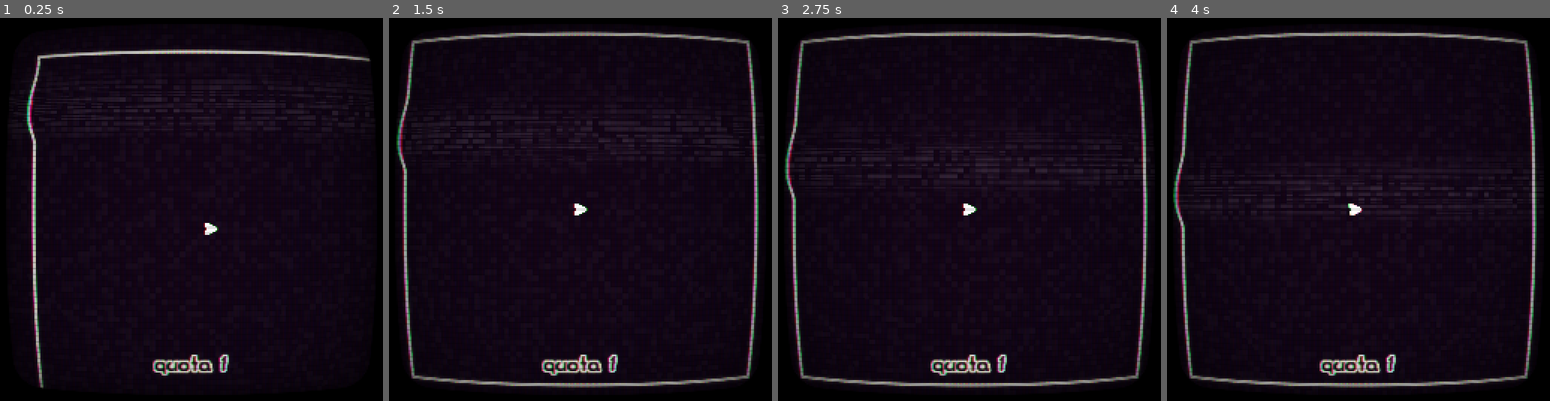
Above: before the commit, frames 1-4 (left to right).
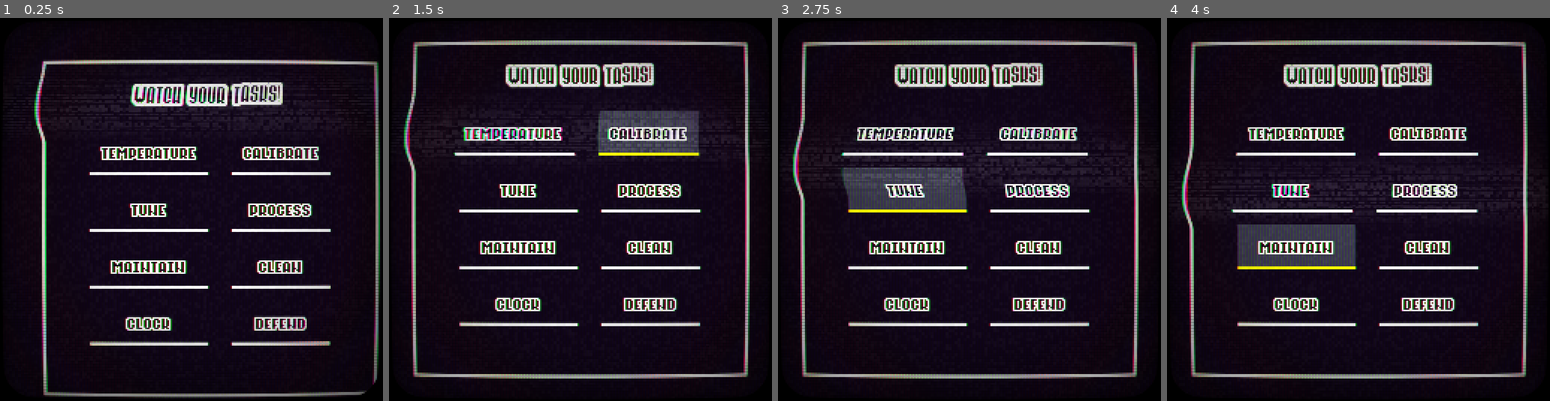
Above: after the commit, the same moments.

Repository: Ayabee527/mini-jam-214-machines
Game: Godot game, scene res://main/main.tscn
The game is run twice, just before and just after one commit, with the same random seed, the same clock (stepped at 60 frames per second) and the same inputs.
Inputs (mouse positions are in pixels of both pictures, inside the frame that each line leads up to):
- Up to frame 1 (0.25 s): no input
- Up to frame 2 (1.5 s): click (519, 136) at 0.5 s, where only the run after the commit has a clickable "temperature"; click (649, 132) at 1.25 s, where only the run after the commit has a clickable "calibrate"
- Up to frame 3 (2.75 s): click (908, 190) at 2 s, where only the run after the commit has a clickable "tune"
- Up to frame 4 (4 s): click (1427, 190) at 2.75 s, where only the run after the commit has a clickable "process"; click (1297, 247) at 3.5 s, where only the run after the commit has a clickable "maintain"

The runs differ from the first frame. In frame 1, 16% of the frame differs, in the area x 1-100%, y 8-100%; in frame 2, 20%; in frame 3, 20%; in frame 4, 20%, in the area x 0-100%, y 3-97%.

Commit message:
pivot to fnaf type gameplay

Diff:
--- /dev/null
+++ b/game/autoloads/GameManager.gd
@@ -0,0 +1,15 @@
+extends Node
+
+const TICK_TIME: float = 0.1
+
+signal ticked()
+
+var ticking: bool = true
+var time: float = 0
+
+func _process(delta: float) -> void:
+	if ticking:
+		time += delta
+		if time > TICK_TIME:
+			time = fposmod(time, TICK_TIME)
+			ticked.emit()
--- a/game/autoloads/SceneSwitcher.tscn
+++ b/game/autoloads/SceneSwitcher.tscn
@@ -65,11 +65,11 @@
 
 [sub_resource type="ShaderMaterial" id="ShaderMaterial_kr2sd"]
 shader = ExtResource("3_aoibc")
-shader_parameter/overlay = false
+shader_parameter/overlay = true
 shader_parameter/scanlines_opacity = 0.2
 shader_parameter/scanlines_width = 0.15
 shader_parameter/grille_opacity = 0.3
-shader_parameter/resolution = Vector2(64, 64)
+shader_parameter/resolution = Vector2(128, 128)
 shader_parameter/pixelate = false
 shader_parameter/roll = true
 shader_parameter/roll_speed = 0.3
@@ -79,10 +79,10 @@
 shader_parameter/noise_opacity = 0.1
 shader_parameter/noise_speed = 5.0
 shader_parameter/static_noise_intensity = 0.03
-shader_parameter/aberration = 0.010000047974999982
+shader_parameter/aberration = 0.01000004797499998
 shader_parameter/brightness = 2.0
 shader_parameter/discolor = false
-shader_parameter/warp_amount = 0.50000002375
+shader_parameter/warp_amount = 0.10000000475
 shader_parameter/clip_warp = false
 shader_parameter/vignette_intensity = 0.4
 shader_parameter/vignette_opacity = 0.5
--- a/game/autoloads/Util.gd
+++ b/game/autoloads/Util.gd
@@ -1,42 +1,23 @@
 extends Node
 
-const GRID_SIZE: int = 14
-const GRID_BOUNDS: Rect2i = Rect2i(0, 0, GRID_SIZE, GRID_SIZE)
-
-@export var grid_offset: int = 8
-@export var tile_size: int = 16
+const OFFSET: Vector2 = Vector2(16.0, 16.0)
+const CELL_SIZE: int = 16
+const GRID_SIZE: int = 15
 
 var occupied: PackedVector2Array = PackedVector2Array()
 
-func get_closest_in_group(position: Vector2, group: StringName) -> Node2D:
-	var members: Array = get_tree().get_nodes_in_group(group)
-	var eligible: Array[Node2D] = []
-	for member in members:
-		if member is Node2D:
-			eligible.append(member)
-
-	var closest_candidate: Node2D = eligible[0]
-	var closest_dist: float = INF
-	for candidate in eligible:
-		var dist = position.distance_squared_to(candidate.global_position)
-		if dist < closest_dist:
-			closest_dist = dist
-			closest_candidate = candidate
-
-	return closest_candidate
-
 func get_global_from_tile_position(pos: Vector2i, centered: bool = true) -> Vector2:
-	var new_pos: Vector2 = Vector2(pos * tile_size) + (Vector2.ONE * grid_offset)
+	var new_pos: Vector2 = Vector2(pos * CELL_SIZE) + (Vector2.ONE * OFFSET)
 	if centered:
-		new_pos += Vector2.ONE * tile_size / 2
+		new_pos += Vector2.ONE * CELL_SIZE / 2
 	new_pos += Vector2.ONE
 	return new_pos
 
 func get_tile_from_global_position(pos: Vector2, centered: bool = true) -> Vector2:
-	var new_pos: Vector2 = pos - (Vector2.ONE * grid_offset)
+	var new_pos: Vector2 = pos - (Vector2.ONE * OFFSET)
 	if centered:
-		new_pos -= Vector2.ONE * tile_size * 0.5
-	new_pos /= tile_size
+		new_pos -= Vector2.ONE * CELL_SIZE * 0.5
+	new_pos /= CELL_SIZE
 	return new_pos
 
 func occupy_tile(tile_pos: Vector2) -> void:
--- a/game/main/grid.gd
+++ /dev/null
@@ -1,26 +0,0 @@
-extends Node2D
-
-@export var offset: Vector2i = Vector2i(8,8)
-@export var grid_size: Vector2i = Vector2i(16, 16)
-@export var grid_nums: Vector2i = Vector2i(15, 15)
-@export var grid_line_width: float = 2.0
-
-func _ready() -> void:
-	queue_redraw()
-
-func _draw() -> void:
-	for x in range(grid_nums.x):
-		draw_line(
-			Vector2i(offset.x + (x * grid_size.x), 0),
-			Vector2i(offset.x + (x * grid_size.x), 256),
-			Color("fff7cf").darkened(0.85),
-			grid_line_width
-		)
-
-	for y in range(grid_nums.y):
-		draw_line(
-			Vector2i(0, offset.y + (y * grid_size.y)),
-			Vector2i(256, offset.y + (y * grid_size.y)),
-			Color("fff7cf").darkened(0.85),
-			grid_line_width
-		)
--- a/game/main/main.tscn
+++ b/game/main/main.tscn
@@ -1,10 +1,7 @@
 [gd_scene format=3 uid="uid://ctwiy6ybikp7r"]
 
-[ext_resource type="PackedScene" uid="uid://3ypspvodxuyh" path="res://player/player.tscn" id="1_53q0u"]
-[ext_resource type="Script" uid="uid://kesqr0gbfe8o" path="res://main/grid.gd" id="1_pjrb6"]
 [ext_resource type="Script" uid="uid://c27kky8jcquci" path="res://main/main.gd" id="1_xwkvk"]
-[ext_resource type="Script" uid="uid://b2tyu5hkv4afc" path="res://main/task_handler.gd" id="3_c651c"]
-[ext_resource type="FontFile" uid="uid://css58arp1p17e" path="res://assets/fonts/Not Jam Play 23.ttf" id="5_3wy1v"]
+[ext_resource type="PackedScene" uid="uid://bnjlfdnxiqox3" path="res://tasks/hub/task_hub.tscn" id="2_pjrb6"]
 
 [sub_resource type="StyleBoxFlat" id="StyleBoxFlat_66q6m"]
 draw_center = false
@@ -28,7 +25,10 @@
 [node name="Main" type="Node2D" unique_id=193899890]
 script = ExtResource("1_xwkvk")
 
-[node name="ColorRect" type="ColorRect" parent="." unique_id=1489437146]
+[node name="BG" type="CanvasLayer" parent="." unique_id=416663139]
+layer = -1
+
+[node name="ColorRect" type="ColorRect" parent="BG" unique_id=1489437146]
 custom_minimum_size = Vector2(320, 320)
 custom_maximum_size = Vector2(320, 320)
 offset_left = -32.0
@@ -37,15 +37,26 @@
 offset_bottom = 288.0
 color = Color(0.047058824, 0.011764706, 0.05882353, 1)
 
+[node name="MarginContainer" type="MarginContainer" parent="BG" unique_id=1977783304]
+anchors_preset = 15
+anchor_right = 1.0
+anchor_bottom = 1.0
+grow_horizontal = 2
+grow_vertical = 2
+theme_override_constants/margin_left = 16
+theme_override_constants/margin_top = 16
+theme_override_constants/margin_right = 16
+theme_override_constants/margin_bottom = 16
+
 [node name="MarginContainer" type="MarginContainer" parent="." unique_id=1941495587]
 custom_minimum_size = Vector2(256, 256)
 custom_maximum_size = Vector2(256, 256)
 offset_right = 40.0
 offset_bottom = 40.0
-theme_override_constants/margin_left = 7
-theme_override_constants/margin_top = 7
-theme_override_constants/margin_right = 7
-theme_override_constants/margin_bottom = 7
+theme_override_constants/margin_left = 15
+theme_override_constants/margin_top = 15
+theme_override_constants/margin_right = 15
+theme_override_constants/margin_bottom = 15
 
 [node name="PanelContainer" type="PanelContainer" parent="MarginContainer" unique_id=366160691]
 layout_mode = 2
@@ -56,66 +67,32 @@
 layout_mode = 2
 
 [node name="World" type="Node2D" parent="MarginContainer/PanelContainer/Clip" unique_id=60600431]
-position = Vector2(-10, -10)
-
-[node name="Grid" type="Node2D" parent="MarginContainer/PanelContainer/Clip/World" unique_id=718200903]
-visible = false
-script = ExtResource("1_pjrb6")
-offset = Vector2i(9, 9)
+position = Vector2(-17, -17)
 
 [node name="Walls" type="Node2D" parent="MarginContainer/PanelContainer/Clip/World" unique_id=362660554]
 
 [node name="WallL" type="StaticBody2D" parent="MarginContainer/PanelContainer/Clip/World/Walls" unique_id=130322810]
-position = Vector2(10, 128)
+position = Vector2(17, 128)
 
 [node name="CollisionShape2D" type="CollisionShape2D" parent="MarginContainer/PanelContainer/Clip/World/Walls/WallL" unique_id=1327049253]
 shape = SubResource("WorldBoundaryShape2D_66q6m")
 
 [node name="WallR" type="StaticBody2D" parent="MarginContainer/PanelContainer/Clip/World/Walls" unique_id=1764779011]
-position = Vector2(250, 128)
+position = Vector2(239, 128)
 
 [node name="CollisionShape2D" type="CollisionShape2D" parent="MarginContainer/PanelContainer/Clip/World/Walls/WallR" unique_id=1849439302]
 shape = SubResource("WorldBoundaryShape2D_q4iom")
 
 [node name="WallU" type="StaticBody2D" parent="MarginContainer/PanelContainer/Clip/World/Walls" unique_id=796133034]
-position = Vector2(128, 10)
+position = Vector2(128, 17)
 
 [node name="CollisionShape2D" type="CollisionShape2D" parent="MarginContainer/PanelContainer/Clip/World/Walls/WallU" unique_id=1219568519]
 shape = SubResource("WorldBoundaryShape2D_4hihk")
 
 [node name="WallD" type="StaticBody2D" parent="MarginContainer/PanelContainer/Clip/World/Walls" unique_id=316780417]
-position = Vector2(128, 250)
+position = Vector2(128, 239)
 
 [node name="CollisionShape2D" type="CollisionShape2D" parent="MarginContainer/PanelContainer/Clip/World/Walls/WallD" unique_id=1689221744]
 shape = SubResource("WorldBoundaryShape2D_53q0u")
 
-[node name="TaskHandler" type="Node2D" parent="MarginContainer/PanelContainer/Clip/World" unique_id=590767264]
-script = ExtResource("3_c651c")
-
-[node name="Player" parent="MarginContainer/PanelContainer/Clip/World" unique_id=522129304 instance=ExtResource("1_53q0u")]
-position = Vector2(129, 129)
-
-[node name="UI" type="CanvasLayer" parent="." unique_id=2108685963]
-
-[node name="MarginContainer" type="MarginContainer" parent="UI" unique_id=191245642]
-custom_minimum_size = Vector2(256, 256)
-custom_maximum_size = Vector2(256, 256)
-offset_right = 40.0
-offset_bottom = 40.0
-theme_override_constants/margin_left = 16
-theme_override_constants/margin_top = 16
-theme_override_constants/margin_right = 16
-theme_override_constants/margin_bottom = 16
-
-[node name="QuotaCount" type="RichTextLabel" parent="UI/MarginContainer" unique_id=1404831565]
-clip_contents = false
-layout_mode = 2
-size_flags_horizontal = 4
-size_flags_vertical = 8
-theme_override_colors/default_color = Color(0.047058824, 0.011764706, 0.05882353, 1)
-theme_override_colors/font_outline_color = Color(1, 0.96862745, 0.8117647, 1)
-theme_override_constants/outline_size = 4
-theme_override_fonts/normal_font = ExtResource("5_3wy1v")
-bbcode_enabled = true
-text = "[wave]quota 1"
-fit_content = true
+[node name="TaskHub" parent="MarginContainer/PanelContainer/Clip/World" unique_id=1498745780 instance=ExtResource("2_pjrb6")]
--- a/game/player/player.gd
+++ /dev/null
@@ -1,44 +0,0 @@
-class_name Player
-extends Node2D
-
-const INPUTS = {
-	"move_left": Vector2.LEFT,
-	"move_right": Vector2.RIGHT,
-	"move_down": Vector2.DOWN,
-	"move_up": Vector2.UP,
-}
-
-@export var coll_detect_raycast: RayCast2D
-@export var sprite: Sprite2D
-
-var moving: bool = false
-
-func _ready() -> void:
-	pass
-
-func move(dir: Vector2, move_time: float = 0.1):
-	sprite.global_rotation = Vector2.RIGHT.angle_to(dir)
-	coll_detect_raycast.target_position = dir * Util.tile_size
-	coll_detect_raycast.force_raycast_update()
-	if not coll_detect_raycast.is_colliding():
-		var tween = create_tween().set_ease(Tween.EASE_OUT).set_trans(Tween.TRANS_BACK)
-		tween.set_parallel()
-		tween.tween_property(
-			self, "global_position", global_position + (dir * Util.tile_size), move_time
-		)
-		tween.set_ease(Tween.EASE_IN_OUT).set_trans(Tween.TRANS_CUBIC)
-		tween.tween_property(
-			sprite, "scale:y", 1, move_time
-		).from(0.25)
-		moving = true
-		await tween.finished
-		moving = false
-	else:
-		var tween = create_tween().set_ease(Tween.EASE_OUT).set_trans(Tween.TRANS_BACK)
-		tween.set_parallel()
-		tween.tween_property(
-			sprite, "offset", Vector2.ZERO, move_time
-		).from(Vector2.RIGHT * Util.tile_size * 0.25)
-		moving = true
-		await tween.finished
-		moving = false
--- a/game/player/player.tscn
+++ /dev/null
@@ -1,25 +0,0 @@
-[gd_scene format=3 uid="uid://3ypspvodxuyh"]
-
-[ext_resource type="Script" uid="uid://chv220puv11jk" path="res://player/player.gd" id="1_g1dw6"]
-[ext_resource type="Script" uid="uid://4lio7mq7v2gj" path="res://components/states/state_machine.gd" id="2_yw30f"]
-[ext_resource type="Script" uid="uid://b1f5qy6b705bp" path="res://player/states/walk.gd" id="3_yw30f"]
-[ext_resource type="Texture2D" uid="uid://dyukna5dvhyn2" path="res://assets/textures/player2.png" id="4_yw30f"]
-
-[node name="Player" type="Node2D" unique_id=1785318351 node_paths=PackedStringArray("coll_detect_raycast", "sprite")]
-script = ExtResource("1_g1dw6")
-coll_detect_raycast = NodePath("CollDetect")
-sprite = NodePath("Sprite2D")
-
-[node name="StateMachine" type="Node" parent="." unique_id=1407208298 node_paths=PackedStringArray("initial_state")]
-script = ExtResource("2_yw30f")
-initial_state = NodePath("Walk")
-metadata/_custom_type_script = "uid://4lio7mq7v2gj"
-
-[node name="Walk" type="Node" parent="StateMachine" unique_id=531130529]
-script = ExtResource("3_yw30f")
-
-[node name="Sprite2D" type="Sprite2D" parent="." unique_id=1420673575]
-texture = ExtResource("4_yw30f")
-
-[node name="CollDetect" type="RayCast2D" parent="." unique_id=648064050]
-target_position = Vector2(16, 0)
--- a/game/player/states/player_state.gd
+++ /dev/null
@@ -1,9 +0,0 @@
-class_name PlayerState
-extends State
-
-var player: Player
-
-func _ready() -> void:
-	await owner.ready
-	player = owner as Player
-	assert(player != null)
--- a/game/player/states/walk.gd
+++ /dev/null
@@ -1,16 +0,0 @@
-extends PlayerState
-
-@export var walk_speed: float = 0.1
-
-func physics_update(_delta: float) -> void:
-	if player.moving:
-		return
-
-	if Input.is_action_pressed("move_left"):
-		player.move(Vector2.LEFT, walk_speed)
-	elif Input.is_action_pressed("move_right"):
-		player.move(Vector2.RIGHT, walk_speed)
-	elif Input.is_action_pressed("move_up"):
-		player.move(Vector2.UP, walk_speed)
-	elif Input.is_action_pressed("move_down"):
-		player.move(Vector2.DOWN, walk_speed)
--- a/game/project.godot
+++ b/game/project.godot
@@ -21,6 +21,7 @@
 Util="*uid://m8n22kqamy8h"
 MainCam="*uid://m4bxq21jlbtc"
 SceneSwitcher="*uid://brk2fcu5udsgg"
+GameManager="*uid://bqo25wudu1jo5"
 
 [display]
 
@@ -36,7 +37,6 @@
 "res://assets/": "purple",
 "res://autoloads/": "gray",
 "res://components/": "yellow",
-"res://player/": "green",
 "res://tasks/": "red"
 }
 
@@ -64,7 +64,8 @@
 }
 interact={
 "deadzone": 0.2,
-"events": [Object(InputEventKey,"resource_local_to_scene":fa …(140 unchanged characters)… d":false,"keycode":0,"physical_keycode":4194325,"key_label":0,"unicode":0,"location":0,"echo":false,"script":null)
+"events": [Object(InputEventKey,"resource_local_to_scene":fa …(140 unchanged characters)… d":false,"keycode":0,"physical_keycode":32,"key_label":0,"unicode":32,"location":0,"echo":false,"script":null)
+, Object(InputEventMouseButton,"resource_local_to_scene":false,"resource_name":"","device":-1,"window_id":0,"alt_pressed":false,"shift_pressed":false,"ctrl_pressed":false,"meta_pressed":false,"button_mask":1,"position":Vector2(350, 16),"global_position":Vector2(359, 64),"factor":1.0,"button_index":1,"canceled":false,"pressed":true,"double_click":false,"script":null)
 ]
 }
 pause={
--- /dev/null
+++ b/game/tasks/hub/task_hub.tscn
@@ -0,0 +1,71 @@
+[gd_scene format=3 uid="uid://bnjlfdnxiqox3"]
+
+[ext_resource type="FontFile" uid="uid://beg6m70dt6qd8" path="res://assets/fonts/PixelHigh.ttf" id="1_r8t84"]
+[ext_resource type="PackedScene" uid="uid://bt4s0gtf3j7n4" path="res://tasks/hub/task_select.tscn" id="2_r8t84"]
+
+[node name="TaskHub" type="Node2D" unique_id=1498745780]
+
+[node name="MarginContainer" type="MarginContainer" parent="." unique_id=2140583692]
+custom_minimum_size = Vector2(256, 256)
+offset_right = 40.0
+offset_bottom = 40.0
+theme_override_constants/margin_left = 32
+theme_override_constants/margin_top = 32
+theme_override_constants/margin_right = 32
+theme_override_constants/margin_bottom = 32
+
+[node name="VBoxContainer" type="VBoxContainer" parent="MarginContainer" unique_id=2074362158]
+layout_mode = 2
+theme_override_constants/separation = 16
+
+[node name="TaskHub" type="RichTextLabel" parent="MarginContainer/VBoxContainer" unique_id=1559600890]
+clip_contents = false
+layout_mode = 2
+size_flags_horizontal = 4
+size_flags_vertical = 0
+theme_override_colors/default_color = Color(0.047058824, 0.011764706, 0.05882353, 1)
+theme_override_colors/font_outline_color = Color(1, 0.96862745, 0.8117647, 1)
+theme_override_constants/outline_size = 8
+theme_override_fonts/normal_font = ExtResource("1_r8t84")
+bbcode_enabled = true
+text = "[wave]watch your tasks!"
+fit_content = true
+autowrap_mode = 0
+
+[node name="GridContainer" type="GridContainer" parent="MarginContainer/VBoxContainer" unique_id=252139978]
+layout_mode = 2
+size_flags_horizontal = 4
+theme_override_constants/h_separation = 16
+theme_override_constants/v_separation = 8
+columns = 2
+
+[node name="Temperature" parent="MarginContainer/VBoxContainer/GridContainer" unique_id=1473958717 instance=ExtResource("2_r8t84")]
+layout_mode = 2
+
+[node name="Calibrate" parent="MarginContainer/VBoxContainer/GridContainer" unique_id=630389816 instance=ExtResource("2_r8t84")]
+layout_mode = 2
+task_name = "calibrate"
+
+[node name="Tune" parent="MarginContainer/VBoxContainer/GridContainer" unique_id=417411705 instance=ExtResource("2_r8t84")]
+layout_mode = 2
+task_name = "tune"
+
+[node name="Process" parent="MarginContainer/VBoxContainer/GridContainer" unique_id=1773198417 instance=ExtResource("2_r8t84")]
+layout_mode = 2
+task_name = "process"
+
+[node name="Maintain" parent="MarginContainer/VBoxContainer/GridContainer" unique_id=521894491 instance=ExtResource("2_r8t84")]
+layout_mode = 2
+task_name = "maintain"
+
+[node name="Clean" parent="MarginContainer/VBoxContainer/GridContainer" unique_id=94238177 instance=ExtResource("2_r8t84")]
+layout_mode = 2
+task_name = "clean"
+
+[node name="Clock" parent="MarginContainer/VBoxContainer/GridContainer" unique_id=335116299 instance=ExtResource("2_r8t84")]
+layout_mode = 2
+task_name = "clock"
+
+[node name="Defend" parent="MarginContainer/VBoxContainer/GridContainer" unique_id=1545421131 instance=ExtResource("2_r8t84")]
+layout_mode = 2
+task_name = "defend"
--- /dev/null
+++ b/game/tasks/hub/task_select.gd
@@ -0,0 +1,17 @@
+class_name TaskSelect
+extends PanelContainer
+
+signal selected()
+
+
+@export var task_name: String = "temperature"
+
+@export var progress_bar: ProgressBar
+@export var button: Button
+
+func _ready() -> void:
+	button.text = task_name
+
+
+func _on_button_pressed() -> void:
+	selected.emit()
--- /dev/null
+++ b/game/tasks/hub/task_select.tscn
@@ -0,0 +1,82 @@
+[gd_scene format=3 uid="uid://bt4s0gtf3j7n4"]
+
+[ext_resource type="Script" uid="uid://b73qm6gceohbt" path="res://tasks/hub/task_select.gd" id="1_gsxru"]
+[ext_resource type="FontFile" uid="uid://b3w1memles7js" path="res://assets/fonts/PixelMiddle.ttf" id="1_xbg1x"]
+
+[sub_resource type="StyleBoxFlat" id="StyleBoxFlat_q4iom"]
+bg_color = Color(0.047058824, 0.011764706, 0.05882353, 1)
+
+[sub_resource type="StyleBoxEmpty" id="StyleBoxEmpty_dn6q2"]
+
+[sub_resource type="StyleBoxFlat" id="StyleBoxFlat_b58j8"]
+bg_color = Color(1, 1, 1, 0.2509804)
+
+[sub_resource type="StyleBoxFlat" id="StyleBoxFlat_66q6m"]
+content_margin_left = 8.0
+content_margin_top = 8.0
+content_margin_right = 8.0
+content_margin_bottom = 8.0
+bg_color = Color(1, 1, 1, 0)
+border_width_bottom = 2
+border_color = Color(1, 0.96862745, 0.8117647, 1)
+
+[sub_resource type="StyleBoxFlat" id="StyleBoxFlat_gsxru"]
+content_margin_left = 8.0
+content_margin_top = 8.0
+content_margin_right = 8.0
+content_margin_bottom = 8.0
+bg_color = Color(1, 1, 1, 0.2509804)
+border_width_bottom = 2
+border_color = Color(0.8425804, 0.7331326, 0, 1)
+
+[sub_resource type="StyleBoxFlat" id="StyleBoxFlat_qaa66"]
+content_margin_left = 8.0
+content_margin_top = 8.0
+content_margin_right = 8.0
+content_margin_bottom = 8.0
+bg_color = Color(1, 1, 1, 0.1254902)
+border_width_bottom = 2
+border_color = Color(0.8982065, 0.7780795, 3.85046e-07, 1)
+
+[sub_resource type="StyleBoxFlat" id="StyleBoxFlat_ti4mm"]
+content_margin_left = 8.0
+content_margin_top = 8.0
+content_margin_right = 8.0
+content_margin_bottom = 8.0
+bg_color = Color(1, 1, 1, 0.2509804)
+border_width_bottom = 2
+border_color = Color(1, 0.96862745, 0.8117647, 1)
+
+[node name="TaskSelect" type="PanelContainer" unique_id=1473958717 node_paths=PackedStringArray("progress_bar", "button")]
+theme_override_styles/panel = SubResource("StyleBoxFlat_q4iom")
+script = ExtResource("1_gsxru")
+progress_bar = NodePath("ProgressBar")
+button = NodePath("Button")
+
+[node name="ProgressBar" type="ProgressBar" parent="." unique_id=846041559]
+custom_minimum_size = Vector2(8, 0)
+layout_mode = 2
+size_flags_vertical = 1
+theme_override_styles/background = SubResource("StyleBoxEmpty_dn6q2")
+theme_override_styles/fill = SubResource("StyleBoxFlat_b58j8")
+fill_mode = 3
+show_percentage = false
+
+[node name="Button" type="Button" parent="." unique_id=1130186771]
+layout_mode = 2
+theme_override_colors/font_color = Color(0.047058824, 0.011764706, 0.05882353, 1)
+theme_override_colors/font_focus_color = Color(0.047058824, 0.011764706, 0.05882353, 1)
+theme_override_colors/font_pressed_color = Color(0.047058824, 0.011764706, 0.05882353, 1)
+theme_override_colors/font_hover_color = Color(0.047058824, 0.011764706, 0.05882353, 1)
+theme_override_colors/font_hover_pressed_color = Color(0.047058824, 0.011764706, 0.05882353, 1)
+theme_override_colors/font_outline_color = Color(1, 0.96862745, 0.8117647, 1)
+theme_override_constants/outline_size = 4
+theme_override_fonts/font = ExtResource("1_xbg1x")
+theme_override_styles/normal = SubResource("StyleBoxFlat_66q6m")
+theme_override_styles/pressed = SubResource("StyleBoxFlat_gsxru")
+theme_override_styles/hover = SubResource("StyleBoxFlat_qaa66")
+theme_override_styles/hover_pressed = SubResource("StyleBoxFlat_ti4mm")
+theme_override_styles/focus = SubResource("StyleBoxFlat_qaa66")
+text = "temp"
+
+[connection signal="pressed" from="Button" to="." method="_on_button_pressed"]
Binary file added: game/assets/fonts/PixelHigh.ttf
Not shown, added: game/assets/fonts/PixelHigh.ttf.import
Binary file added: game/assets/fonts/PixelMiddle.ttf
Not shown, added: game/assets/fonts/PixelMiddle.ttf.import
Binary file added: game/assets/fonts/PixelSmall.ttf
Not shown, added: game/assets/fonts/PixelSmall.ttf.import
Not shown, added: game/assets/fonts/dungeon-mode-inverted.ttf.import
Binary file added: game/assets/fonts/dungeon-mode.ttf
Not shown, added: game/assets/fonts/dungeon-mode.ttf.import
Not shown, added: game/autoloads/GameManager.gd.uid
Not shown, removed: game/main/grid.gd.uid
Not shown, removed: game/player/player.gd.uid
(and 3 more such lines)
